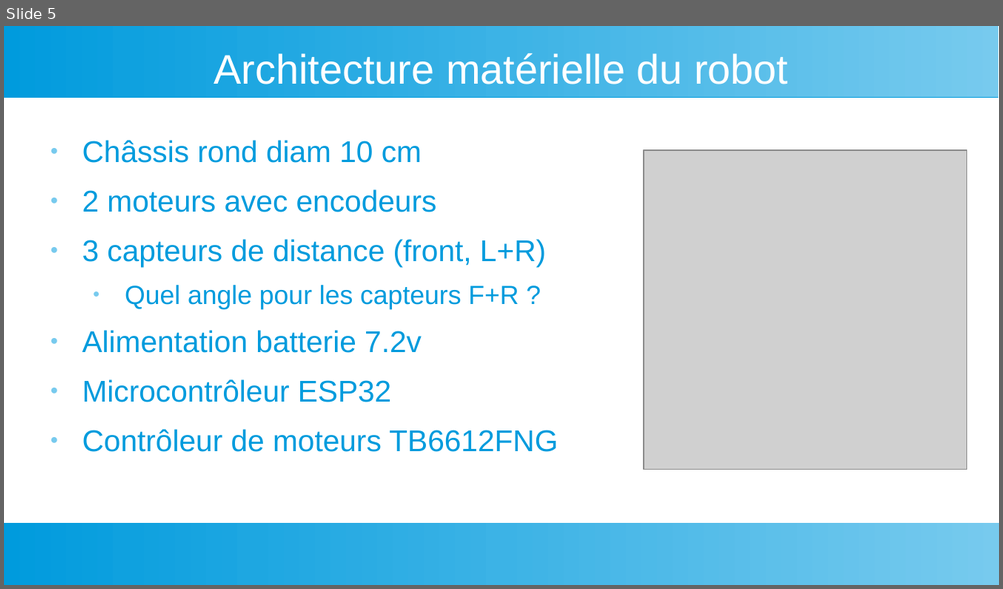
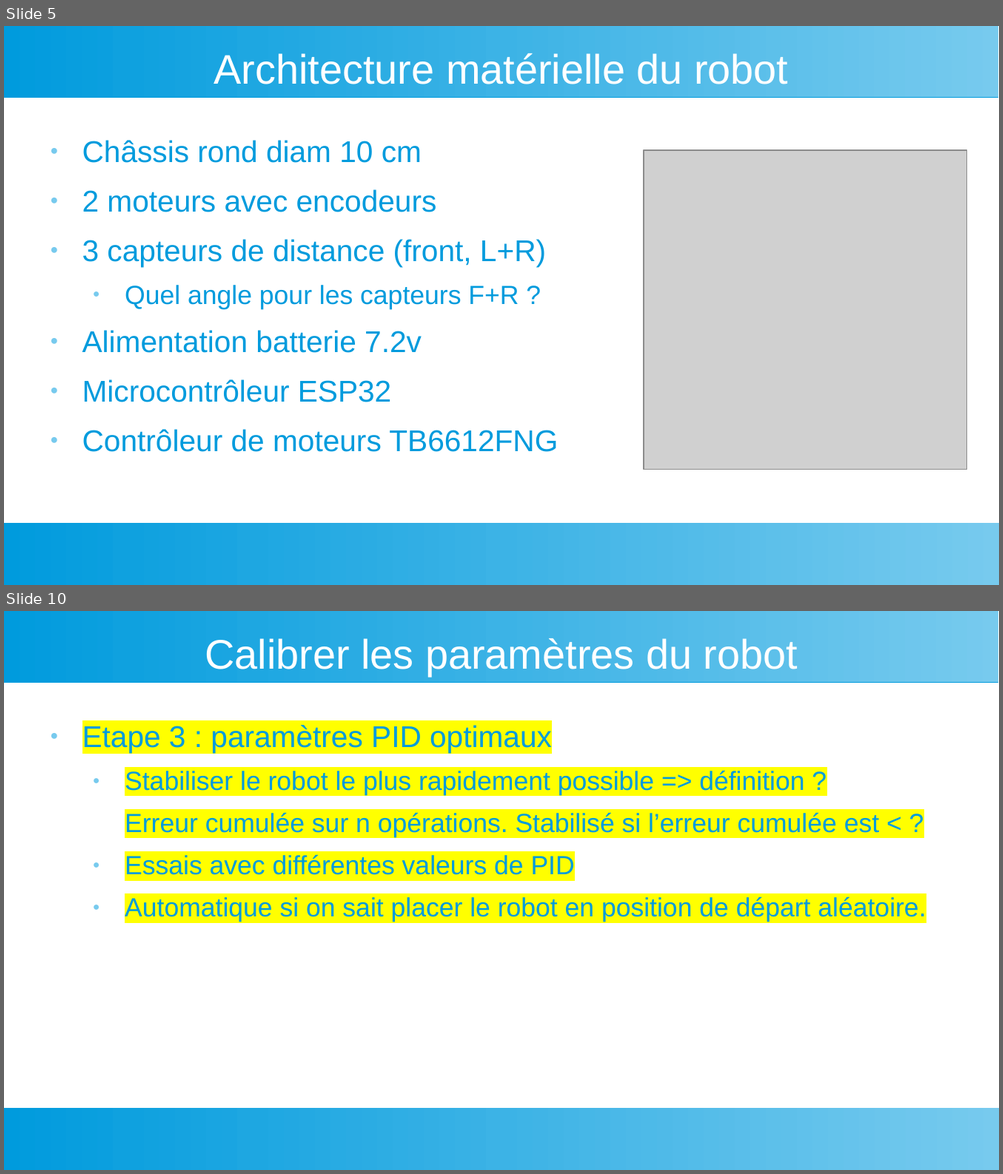
Before and after one commit to LaFabrickMassy/Projet-Fablab, a slide deck: Robotique/Micromouse/Micromouse.odp. Shown one above the other, each under a label of ours: slide 5 before the commit, slides 5 and 10 after it; the slides between them are not shown. The pictures are 1003x589 and 1003x1174 pixels, drawn with LibreOffice and Linux fonts; fonts in the diff are those of the drawing; grey boxes stand for pictures. Boxes give left, top, right and bottom in pixels: in the first picture for what was removed or moved away, otherwise in the second. Text is boxed around its words. In the diff, an @@ line names an element or a change of style, - is before the commit and + after.

```diff
--- a/Robotique/Micromouse/Micromouse.odp
+++ b/Robotique/Micromouse/Micromouse.odp
@@ slide 10 added at <box>4,611,999,1170</box>, background #FFFFFF; not listed: 2 template elements that a slide beside it also shows @@
@@ title added at <box>205,638,797,676</box>, 33 pt, text #FFFFFF @@
+Calibrer les paramètres du robot
@@ text added at <box>82,725,925,923</box>, 21 pt, text #009BDD @@
+● Etape 3 : paramètres PID optimaux
+  ● Stabiliser le robot le plus rapidement possible => définition ?
+  Erreur cumulée sur n opérations. Stabilisé si l’erreur cumulée est < ?
+  ● Essais avec différentes valeurs de PID
+  ● Automatique si on sait placer le robot en position de départ aléatoire.
```
Also in this commit, not shown: 3 slides changed, 2 other slides added.
